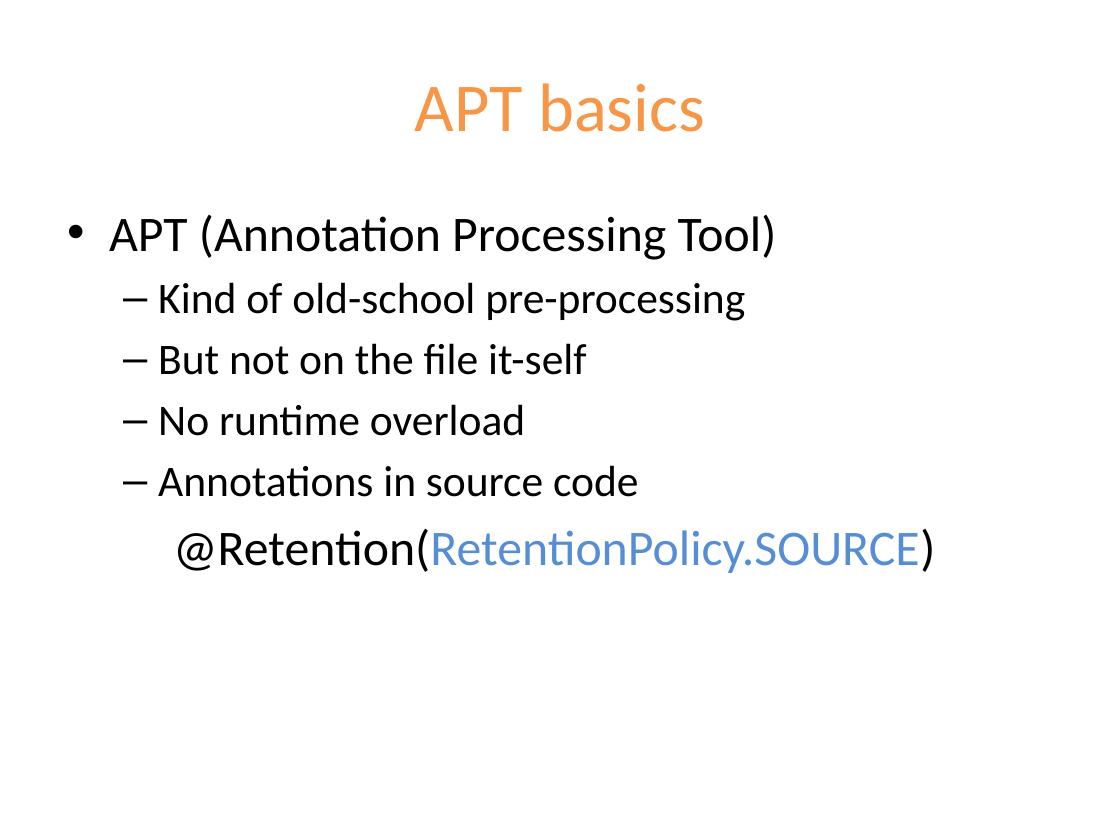
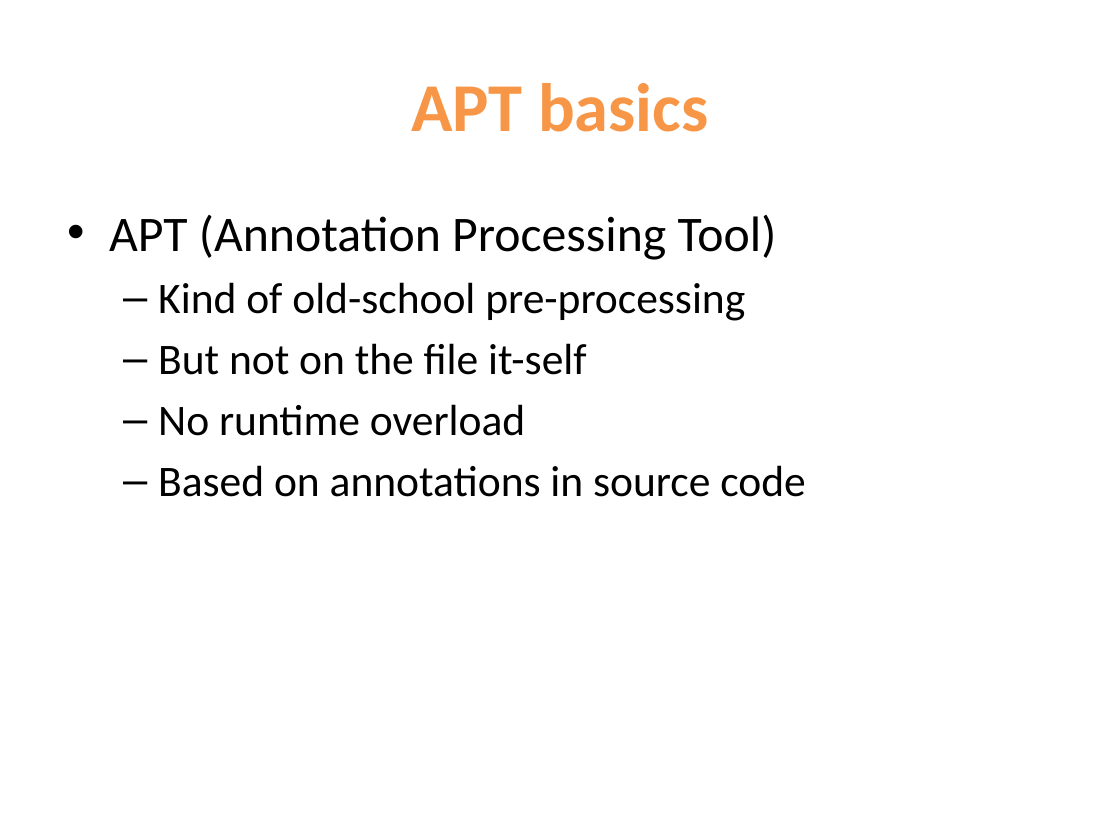
Before and after one commit to dbaeli/ez18n, a slide deck: slide 22 of ez18n-slides/javaone-2012/ez18n_javaone2012.pptx. Drawn at 1120x840 pixels with LibreOffice and Linux fonts; fonts in the diff are those of the drawing; background and template pictures are left out. Boxes give left, top, right and bottom in pixels: in the first picture for what was removed or moved away, otherwise in the second. Text is boxed around its words. In the diff, an @@ line names an element or a change of style, - is before the commit and + after.

Commit message:
Slides, with annotations redone, titles

```diff
--- a/ez18n-slides/javaone-2012/ez18n_javaone2012.pptx
+++ b/ez18n-slides/javaone-2012/ez18n_javaone2012.pptx
@@ title "APT basics" at box(411, 83, 708, 132): bold on @@
@@ text at box(158, 465, 805, 497): text changed; size 32 to 28 pt @@
-  – Annotations in source code
-@Retention(RetentionPolicy.SOURCE)
+  – Based on annotations in source code
```
Also in this commit, not shown: 29 other slides changed, 1 slide added, 3 slides removed, 2 other files.
